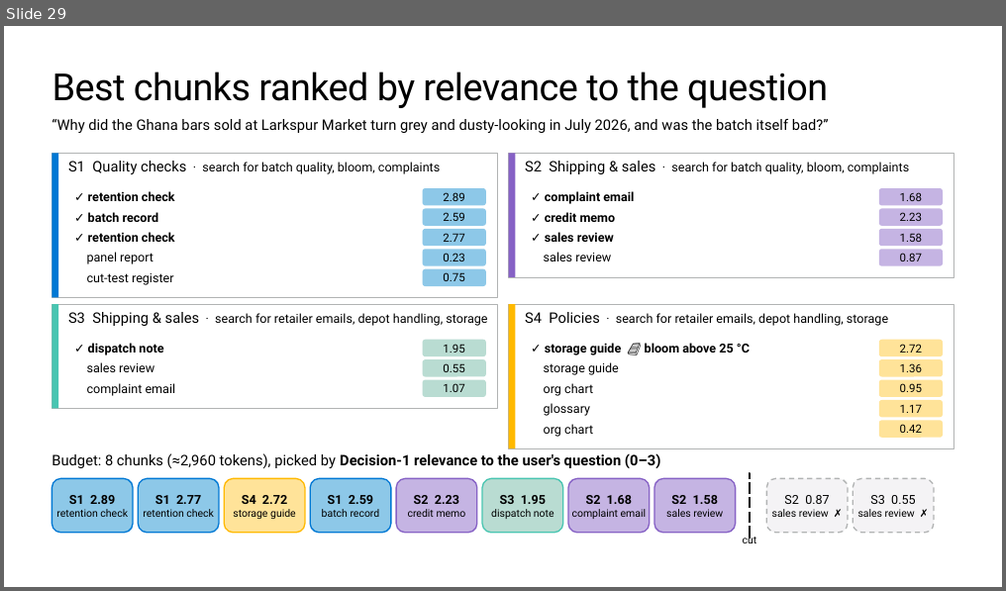
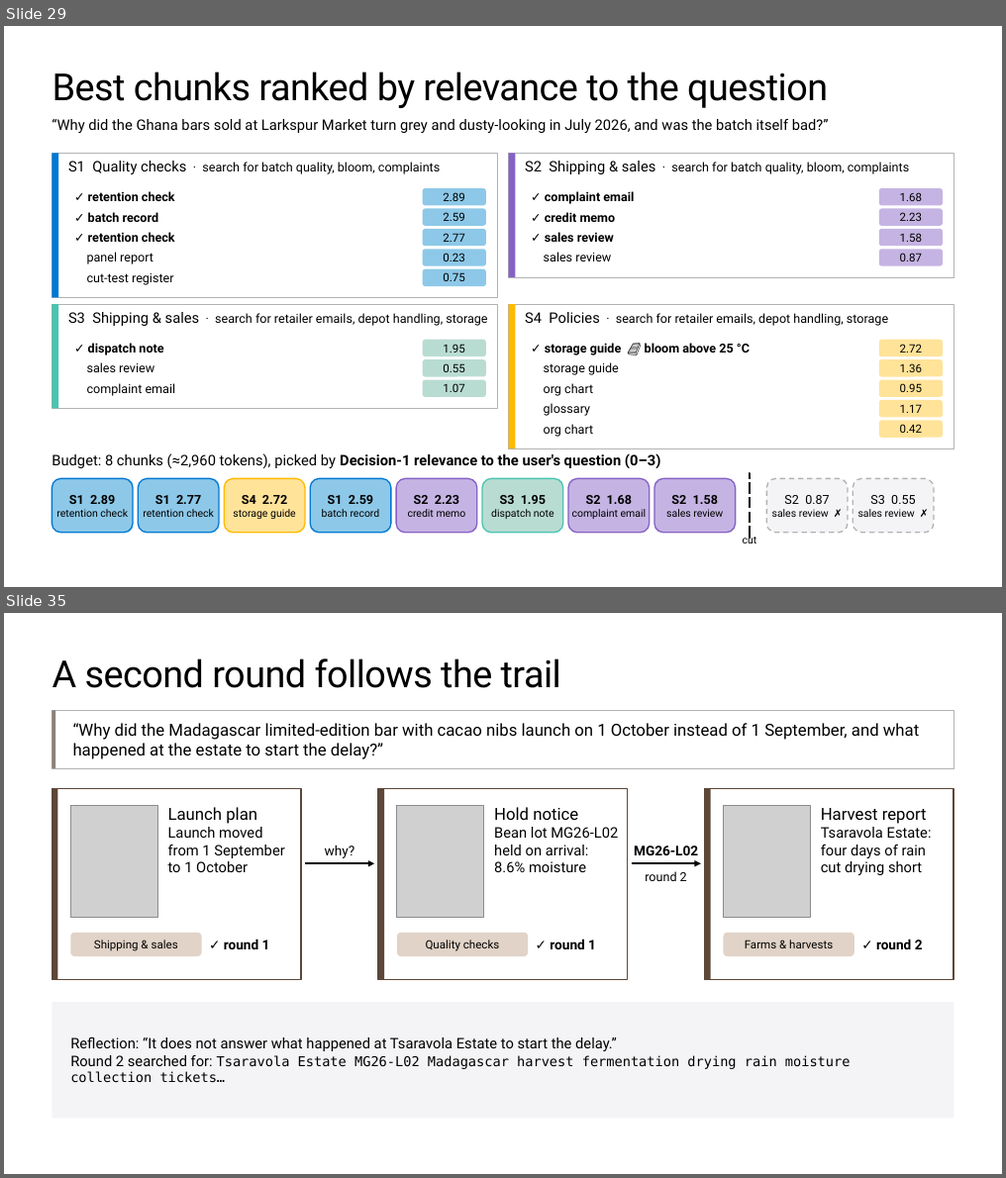
Before and after one commit to microsoft/ignite26-BRK300-building-agentic-retrieval-from-diy-to-foundry-iq, a slide deck: IgniteBRK300-WorkingDeck.pptx. Shown one above the other, each under a label of ours: slide 29 before the commit, slides 29 and 35 after it; the slides between them are not shown. The pictures are 1006x591 and 1006x1178 pixels, drawn with LibreOffice and Linux fonts; fonts in the diff are those of the drawing; grey boxes stand for pictures; background and template pictures are left out. Boxes give left, top, right and bottom in pixels: in the first picture for what was removed or moved away, otherwise in the second. Text is boxed around its words. In the diff, an @@ line names an element or a change of style, - is before the commit and + after.

```diff
--- a/IgniteBRK300-WorkingDeck.pptx
+++ b/IgniteBRK300-WorkingDeck.pptx
@@ slide 35 added at (4,613,1002,1174), background #FFFFFF @@
@@ title added at (53,659,561,688), 36 pt, text #000000 @@
+A second round follows the trail
@@ rectangle added at (52,710,954,768), fill #FFFFFF, outline #B1B3B3 1 pt @@
@@ rectangle added at (52,710,55,768), fill #8C8279 @@
@@ text added at (73,723,919,760), 16 pt, text #000000 @@
+“Why did the Madagascar limited-edition bar with cacao nibs launch on 1 October instead of 1 September, and what happened at the estate to start the delay?”
@@ rectangle added at (52,789,301,980), fill #FFFFFF, outline #5C4738 1.5 pt @@
@@ rectangle added at (52,789,57,980), fill #5C4738 @@
@@ rectangle added at (378,789,628,980), fill #FFFFFF, outline #5C4738 1.5 pt @@
@@ rectangle added at (378,789,384,980), fill #5C4738 @@
@@ rectangle added at (705,789,954,980), fill #FFFFFF, outline #5C4738 1.5 pt @@
@@ rectangle added at (705,789,711,980), fill #5C4738 @@
@@ picture added at (70,805,157,918) @@
@@ text added at (168,807,284,872), 14 pt, text #000000 @@
+Launch plan
+Launch moved from 1 September to 1 October
@@ picture added at (397,805,484,918) @@
@@ text added at (494,807,618,872), 14 pt, text #000000 @@
+Hold notice
+Bean lot MG26-L02 held on arrival: 8.6% moisture
@@ picture added at (724,805,810,918) @@
@@ text added at (821,808,932,875), 14 pt, text #000000 @@
+Harvest report
+Tsaravola Estate: four days of rain cut drying short
@@ text added at (325,845,355,859), 13 pt, text #000000 @@
+why?
@@ text added at (634,846,698,856), 13 pt, text #000000, bold @@
+MG26-L02
@@ arrow added from (305, 863) to (374, 863), #000000 2 pt @@
@@ arrow added from (632, 863) to (701, 863), #000000 2 pt @@
@@ text added at (645,871,687,881), 12 pt, text #000000 @@
+round 2
@@ rounded rectangle added at (70,933,202,957), fill #E1D3C7, 11 pt, text #000000 @@
+Shipping & sales
@@ text added at (224,939,270,950), 13 pt, text #000000, bold @@
+✓ round 1
@@ rounded rectangle added at (397,933,528,957), fill #E1D3C7, 11 pt, text #000000 @@
+Quality checks
@@ text added at (549,939,596,950), 13 pt, text #000000, bold @@
+✓ round 1
@@ rounded rectangle added at (724,933,854,957), fill #E1D3C7, 11 pt, text #000000 @@
+Farms & harvests
@@ text added at (876,939,923,950), 13 pt, text #000000, bold @@
+✓ round 2
@@ rectangle added at (52,1002,954,1118), fill #F4F3F5, 14 pt, text #000000 @@
+Reflection: “It does not answer what happened at Tsaravola Estate to start the delay.”
+Round 2 searched for: Tsaravola Estate MG26-L02 Madagascar harvest fermentation drying rain moisture collection tickets…
```
Also in this commit, not shown: 9 other slides added, 10 slides removed, 1 other file.
